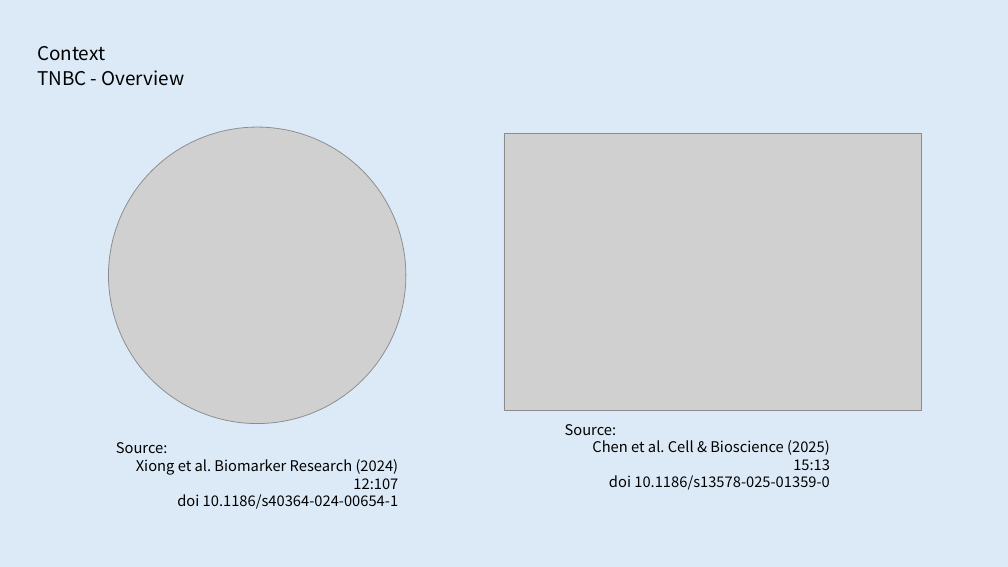
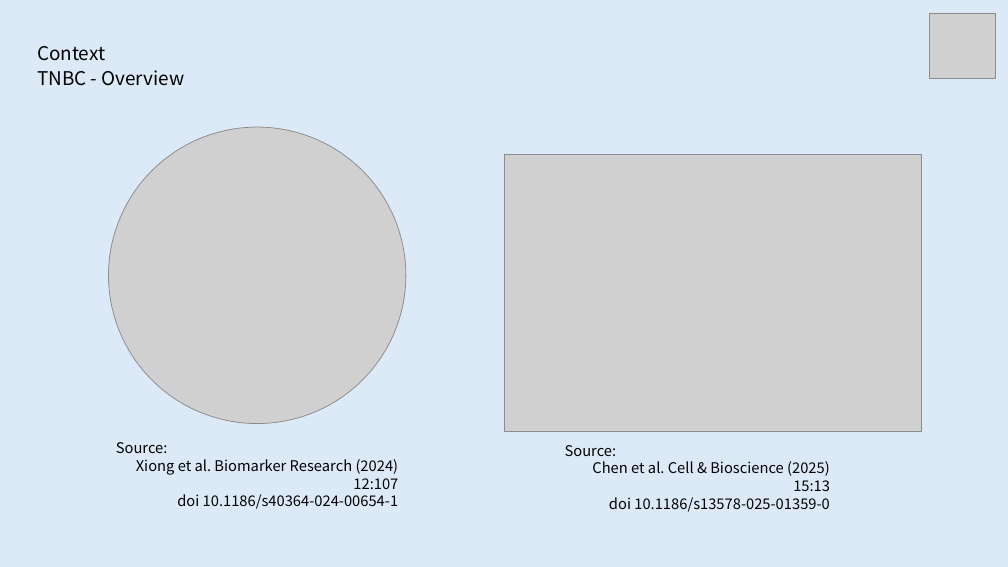
Before and after one commit to rhlt/tnbc, a slide deck: slide 5 of CapstoneProject_FinalPresentation.pptx (slide 8 before the commit). Drawn at 1008x567 pixels with LibreOffice and Linux fonts; fonts in the diff are those of the drawing; grey boxes stand for pictures. Boxes give left, top, right and bottom in pixels: in the first picture for what was removed or moved away, otherwise in the second. Text is boxed around its words. In the diff, an @@ line names an element or a change of style, - is before the commit and + after.

```diff
--- a/CapstoneProject_FinalPresentation.pptx
+++ b/CapstoneProject_FinalPresentation.pptx
@@ picture added at (930, 13, 996, 79) @@
@@ picture: place and size @@
-picture at (504, 134, 922, 411)
+picture at (504, 155, 922, 432)
@@ text "Source:": place and size @@
-text "Source:" at (565, 424, 830, 490)
+text "Source:" at (565, 445, 830, 512)
```
Also in this commit, not shown: 10 other slides changed, 6 slides added, 8 slides removed, 18 other files.
